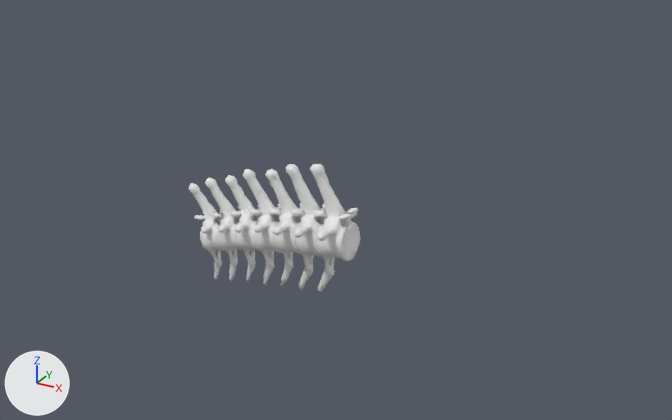
The FBX model blender/out/Brachiosaurus/export/Os_Queue_Brachiosaurus.fbx: old version first, new version second.
The view is the same before and after, from a camera (50 mm lens) standing at (22.5, -34.2, 18.8) and looking at (2.7, 1.9, 0.8). The axes (+X, +Y, +Z) are drawn at lower left. The lights are the same throughout. The first picture is the older version.

Names of what the first picture shows: 'Os_Queue_Brachiosaurus_01'.
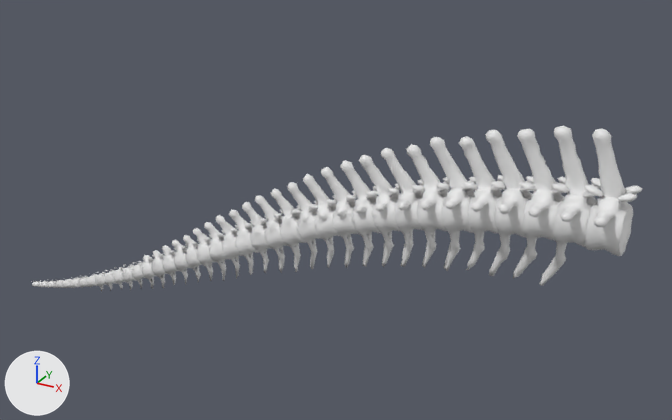
Location of each change, [x1, y1, x2, y2] in pixels of the pictures (672 x 420 px; the box of a moved part takes in the faces that stretch with it):
```json
{"object": "Os_Queue_Brachiosaurus_01", "change": "reshaped", "before": [188, 164, 361, 293], "after": [31, 126, 643, 291], "on screen": "252% wider, 28% taller"}
{"part": 1, "of": "me_os_queue_brachiosaurus_01", "change": "moved or reshaped", "before": [310, 164, 361, 293], "after": [513, 129, 565, 279]}
{"part": 2, "of": "me_os_queue_brachiosaurus_01", "change": "moved or reshaped", "before": [338, 214, 351, 220], "after": [551, 186, 567, 194]}
{"part": 3, "of": "me_os_queue_brachiosaurus_01", "change": "moved or reshaped", "before": [285, 164, 326, 291], "after": [485, 130, 534, 276]}
{"part": 4, "of": "me_os_queue_brachiosaurus_01", "change": "moved or reshaped", "before": [265, 169, 305, 285], "after": [459, 136, 503, 270]}
{"part": 5, "of": "me_os_queue_brachiosaurus_01", "change": "moved or reshaped", "before": [243, 169, 282, 286], "after": [430, 137, 475, 271]}
{"part": 6, "of": "me_os_queue_brachiosaurus_01", "change": "moved or reshaped", "before": [225, 175, 262, 282], "after": [407, 144, 450, 268]}
{"part": 7, "of": "me_os_queue_brachiosaurus_01", "change": "moved or reshaped", "before": [205, 177, 241, 282], "after": [381, 148, 424, 267]}
{"part": 8, "of": "me_os_queue_brachiosaurus_01", "change": "moved or reshaped", "before": [212, 213, 221, 217], "after": [388, 188, 399, 193]}
{"part": 9, "of": "me_os_queue_brachiosaurus_01", "change": "moved or reshaped", "before": [188, 183, 225, 282], "after": [359, 155, 401, 267]}
{"part": 10, "of": "me_os_queue_brachiosaurus_01", "change": "added", "after": [31, 161, 380, 291]}
{"part": 11, "of": "me_os_queue_brachiosaurus_01", "change": "added", "after": [539, 126, 643, 286]}
```

Scene script edits in JSON lines:
```json
{"block": "me_os_queue_brachiosaurus_01", "where": "# used by ob_os_queue_brachiosaurus_01; location = (0.0, 0.0, 0.0)"}
{"op": "remove", "block": "me_os_queue_brachiosaurus_01", "code": "me_os_queue_brachiosaurus_01.from_pydata(...)  # 2721 vertices, 5454 faces; spans x -4.65..4.65, y -1.72..1.72, z -3.81..3.81"}
{"op": "add", "block": "me_os_queue_brachiosaurus_01", "code": "me_os_queue_brachiosaurus_01.from_pydata(...)  # 7230 vertices, 14088 faces; spans x -16.83..16.83, y -1.88..1.88, z -7.52..7.52"}
{"block": "me_os_queue_brachiosaurus_01", "change": "me_os_queue_brachiosaurus_01 part 1: the loose piece of 459 vertices spanning x 2.36..4.62, y -1.72..1.72, z -2.86..3.81 is moved by (9.54, -0.01, 3.21)"}
{"block": "me_os_queue_brachiosaurus_01", "change": "me_os_queue_brachiosaurus_01 part 2: the loose piece of 15 vertices spanning x 4.02..4.65, y -0.57..-0.13, z 1.49..1.85 is moved by (9.54, -0.01, 3.21)"}
{"block": "me_os_queue_brachiosaurus_01", "change": "me_os_queue_brachiosaurus_01 part 3: the loose piece of 426 vertices spanning x 1.03..3.33, y -1.61..1.53, z -2.97..3.57 is moved by (9.54, -0.01, 3.21)"}
{"block": "me_os_queue_brachiosaurus_01", "change": "me_os_queue_brachiosaurus_01 part 4: the loose piece of 399 vertices spanning x -0.08..2.16, y -1.49..1.43, z -2.95..3.08 is moved by (9.54, -0.01, 3.21)"}
{"block": "me_os_queue_brachiosaurus_01", "change": "me_os_queue_brachiosaurus_01 part 5: the loose piece of 393 vertices spanning x -1.39..1.01, y -1.34..1.38, z -3.23..2.86 is moved by (9.54, -0.01, 3.21)"}
{"block": "me_os_queue_brachiosaurus_01", "change": "me_os_queue_brachiosaurus_01 part 6: the loose piece of 361 vertices spanning x -2.43..-0.08, y -1.26..1.29, z -3.35..2.33 is moved by (9.54, -0.01, 3.21)"}
{"block": "me_os_queue_brachiosaurus_01", "change": "me_os_queue_brachiosaurus_01 part 7: the loose piece of 301 vertices spanning x -3.62..-1.21, y -1.09..1.08, z -3.54..1.96 is moved by (9.54, -0.01, 3.21)"}
{"block": "me_os_queue_brachiosaurus_01", "change": "me_os_queue_brachiosaurus_01 part 8: the loose piece of 12 vertices spanning x -3.12..-2.57, y -0.5..-0.13, z 0.07..0.29 is moved by (9.54, -0.01, 3.21)"}
{"block": "me_os_queue_brachiosaurus_01", "change": "me_os_queue_brachiosaurus_01 part 9: the loose piece of 314 vertices spanning x -4.65..-2.29, y -1.0..1.02, z -3.81..1.45 is moved by (9.54, -0.01, 3.21)"}
{"block": "me_os_queue_brachiosaurus_01", "change": "me_os_queue_brachiosaurus_01 part 10: 3504 vertices added at x -16.83..6.21, y -0.88..0.93, z -7.52..4.2"}
{"block": "me_os_queue_brachiosaurus_01", "change": "me_os_queue_brachiosaurus_01 part 11: 1005 vertices added at x 13.32..16.83, y -1.88..1.88, z 0.35..7.52"}
{"block": "me_os_queue_brachiosaurus_01", "change": "other edits to the shape of me_os_queue_brachiosaurus_01 do not show in these pictures"}
```
